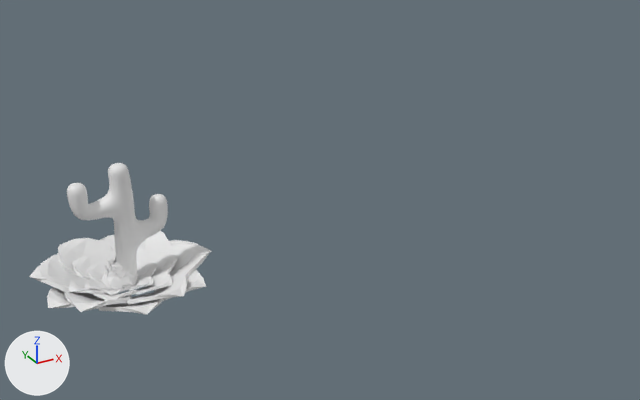
One commit to the Blender file BlenderModels/Environment/Foliage/Cactus1.blend: the scene before it, then after it.
Both versions are drawn from a 50 mm lens placed at (-4.87, -18.32, 10.16), pointed at (5.44, 0.42, 0.78). The axes (+X, +Y, +Z) are drawn at lower left. The lights are the same throughout. The picture after the commit comes second.

Objects in the first picture: 'AgaveCactus1', 'GenericCactus'.
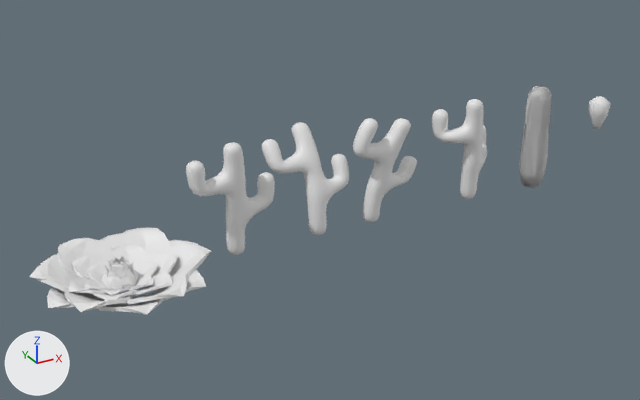
What changed in the scene script:
```text
Add me_cube_009:
    me_cube_009.from_pydata(...)  # 40 vertices, 39 faces; spans x -0.276..0.352, y -0.51..0.118, z -0.046..0.941
Add me_cube_006:
    me_cube_006.from_pydata(...)  # 153 vertices, 130 faces; spans x -0.39..0.39, y -0.39..0.39, z 0.0..3.59
    me_cube_006.polygons.foreach_set('use_smooth', [True] * 130)
Add me_cube_005:
    me_cube_005.from_pydata(...)  # 1002 vertices, 1000 faces; spans x -1.11..1.16, y -0.25..0.28, z 0.04..3.54
    me_cube_005.polygons.foreach_set('use_smooth', [True] * 1000)
Remove ob_genericcactus:
    ob_genericcactus = bpy.data.objects.new('GenericCactus', me_cube)
    ob_genericcactus.location = (0.0, 0.0, 0.0)
    ob_genericcactus.scale = (1.0, 1.0, 0.835)
    _m = ob_genericcactus.modifiers.new('Subdivision', 'SUBSURF')
    _m.levels = 6
Add ob_screwedcactuslead:
    ob_screwedcactuslead = bpy.data.objects.new('ScrewedCactusLead', me_cube_009)
    ob_screwedcactuslead.location = (14.84, 0.31, 1.34)
Add ob_screwedcactus:
    ob_screwedcactus = bpy.data.objects.new('ScrewedCactus', me_cube_006)
    ob_screwedcactus.location = (12.35, 0.0, 0.0)
    ob_screwedcactus.scale = (1.0, 1.0, 0.835)
Add ob_genericcactus4:
    ob_genericcactus4 = bpy.data.objects.new('GenericCactus4', me_cube_005)
    ob_genericcactus4.location = (9.95, 0.0, 0.0)
    ob_genericcactus4.scale = (1.0, 1.0, 0.835)
    _m = ob_genericcactus4.modifiers.new('SimpleDeform', 'SIMPLE_DEFORM')
    _m.deform_method = 'BEND'
    _m.deform_axis = 'Z'
    _m.factor = 2.691
    _m.angle = 2.691
Add ob_genericcactus3:
    ob_genericcactus3 = bpy.data.objects.new('GenericCactus3', me_cube_005.copy())
    ob_genericcactus3.location = (6.71, 0.0, 0.0)
    ob_genericcactus3.scale = (1.0, 1.0, 0.835)
    _m = ob_genericcactus3.modifiers.new('SimpleDeform', 'SIMPLE_DEFORM')
    _m.deform_method = 'BEND'
    _m.deform_axis = 'Y'
    _m.factor = 0.581
    _m.angle = 0.581
Add ob_genericcactus2:
    ob_genericcactus2 = bpy.data.objects.new('GenericCactus2', me_cube_005.copy())
    ob_genericcactus2.location = (5.1, 0.0, 0.0)
    ob_genericcactus2.scale = (1.0, 1.0, 0.835)
    _m = ob_genericcactus2.modifiers.new('SimpleDeform', 'SIMPLE_DEFORM')
    _m.deform_method = 'BEND'
    _m.factor = 0.642
    _m.angle = 0.642
Add ob_genericcactus1:
    ob_genericcactus1 = bpy.data.objects.new('GenericCactus1', me_cube_005.copy())
    ob_genericcactus1.location = (2.78, 0.0, 0.0)
    ob_genericcactus1.scale = (1.0, 1.0, 0.835)
```

What differs and where, as boxes (x1, y1, x2, y2) in the pictures (640 x 400 px):
'GenericCactus', deleted
    before: (67, 163, 168, 275)
'GenericCactus1', added
    after: (186, 142, 275, 255)
'GenericCactus2', added
    after: (262, 122, 349, 235)
'GenericCactus3', added
    after: (353, 118, 417, 222)
'GenericCactus4', added
    after: (432, 99, 487, 199)
'ScrewedCactus', added
    after: (519, 86, 552, 188)
'ScrewedCactusLead', added
    after: (589, 96, 611, 129)
